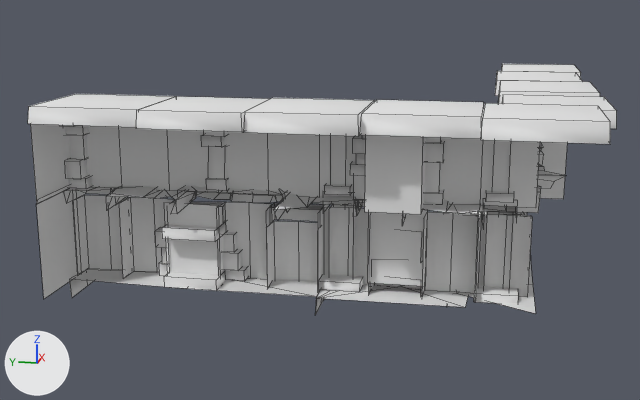
An edit to the FBX model Assets/Art/Models/envierment/level_Gshape2.fbx, drawn before and after from the same camera.
Rendered twice from a camera (50 mm lens) standing at (-36.3, -6.0, 11.2) and looking at (-0.6, 1.2, 2.3). Arrows for +X, +Y and +Z are at lower left; the lights stay in place. The picture after the commit comes second. Mesh edges are drawn as thin lines. Where no turn or scale is listed for an object, it has been applied to the vertices. Vertices at exactly the same position are counted once.

The older version as bpy lines, for what is in view:
```python
me_level_gshape2 = bpy.data.meshes.new('level_Gshape2')
me_level_gshape2.from_pydata(...)  # 1485 vertices, 1087 faces; spans x -9.7..9.6, y -9.8..9.4, z -0.3..7.2
me_level_gshape2.materials.append(mat_atlas1_3)  # its picture is missing
ob_level_gshape2 = bpy.data.objects.new('level_Gshape2', me_level_gshape2)
ob_level_gshape2.location = (0.0, 0.0, 0.0)
```
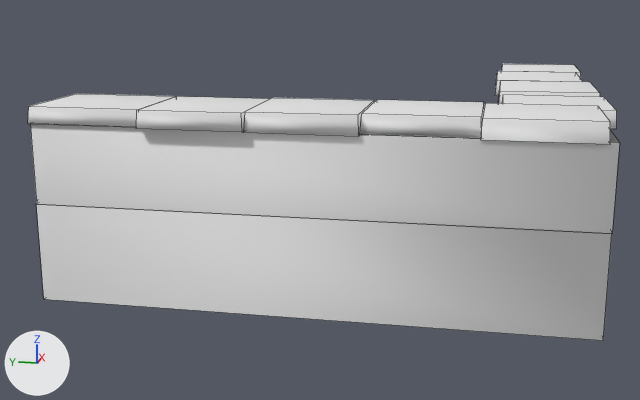
Pixel boxes (x1, y1, x2, y2) of what changed, in the pictures (640 x 400 px; the box of a moved part takes in the faces that stretch with it):
'level_Gshape2', reshaped (10% taller)
    before: (28, 64, 617, 315)
    after: (28, 64, 619, 340)
part 1 of me_level_gshape2, moved or reshaped
    before: (72, 195, 524, 284)
    after: (31, 124, 619, 340)

Patch to the scene script:
```diff
--- a/Assets/Art/Models/envierment/level_Gshape2.fbx.py
+++ b/Assets/Art/Models/envierment/level_Gshape2.fbx.py
@@ me_level_gshape2 @@
 # used by ob_level_gshape2; location = (0.0, 0.0, 0.0)
-me_level_gshape2.from_pydata(...)  # 1485 vertices, 1087 faces; spans x -9.7..9.6, y -9.8..9.4, z -0.3..7.2
+me_level_gshape2.from_pydata(...)  # 1492 vertices, 1185 faces; spans x -9.7..9.6, y -9.8..9.4, z -0.3..7.2
+# me_level_gshape2 part 1
+# 1 vertex is removed from x -5.9, y 7.5, z 3.3
+# 2 faces are deleted
+# 21 vertices in x -6.5..0.2, y -7.1..7.4, z 3.3 move by (0.0, 0.0, 0.2)
+# 8 vertices in x -6.9..8.5, y -6.1..9.3, z 3.3 move by (0.0, 0.0, 0.1)
+# 4 vertices in x 5.4..6.3, y -7.0..-6.1, z 4.0 move by (0.0, 0.0, -0.2)
+# 8 vertices are added at x -9.4..-5.6, y -9.5..7.5, z -0.3..6.6
+# 100 new faces join them
 me_level_gshape2.materials.append(mat_atlas1_3)
```
